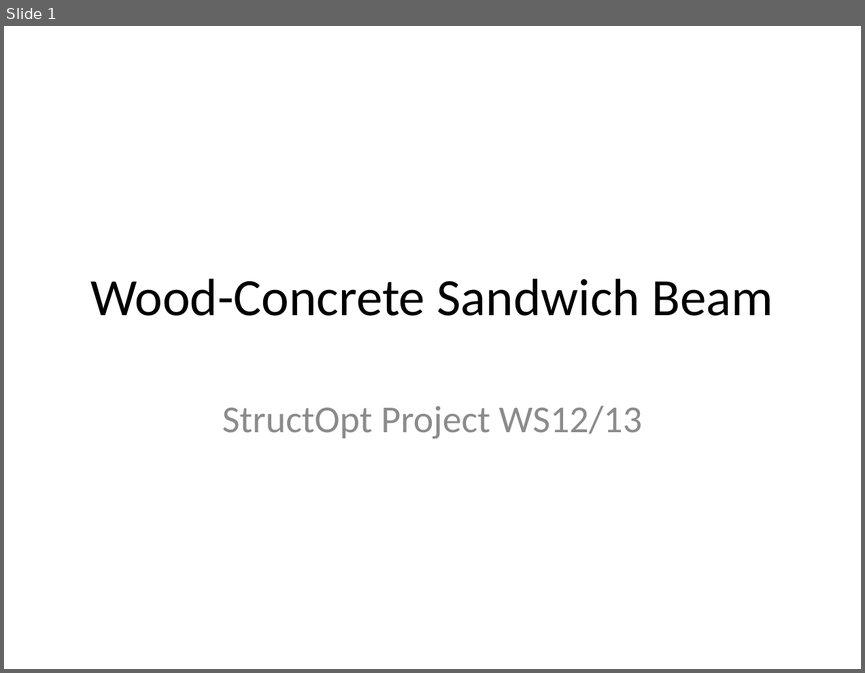
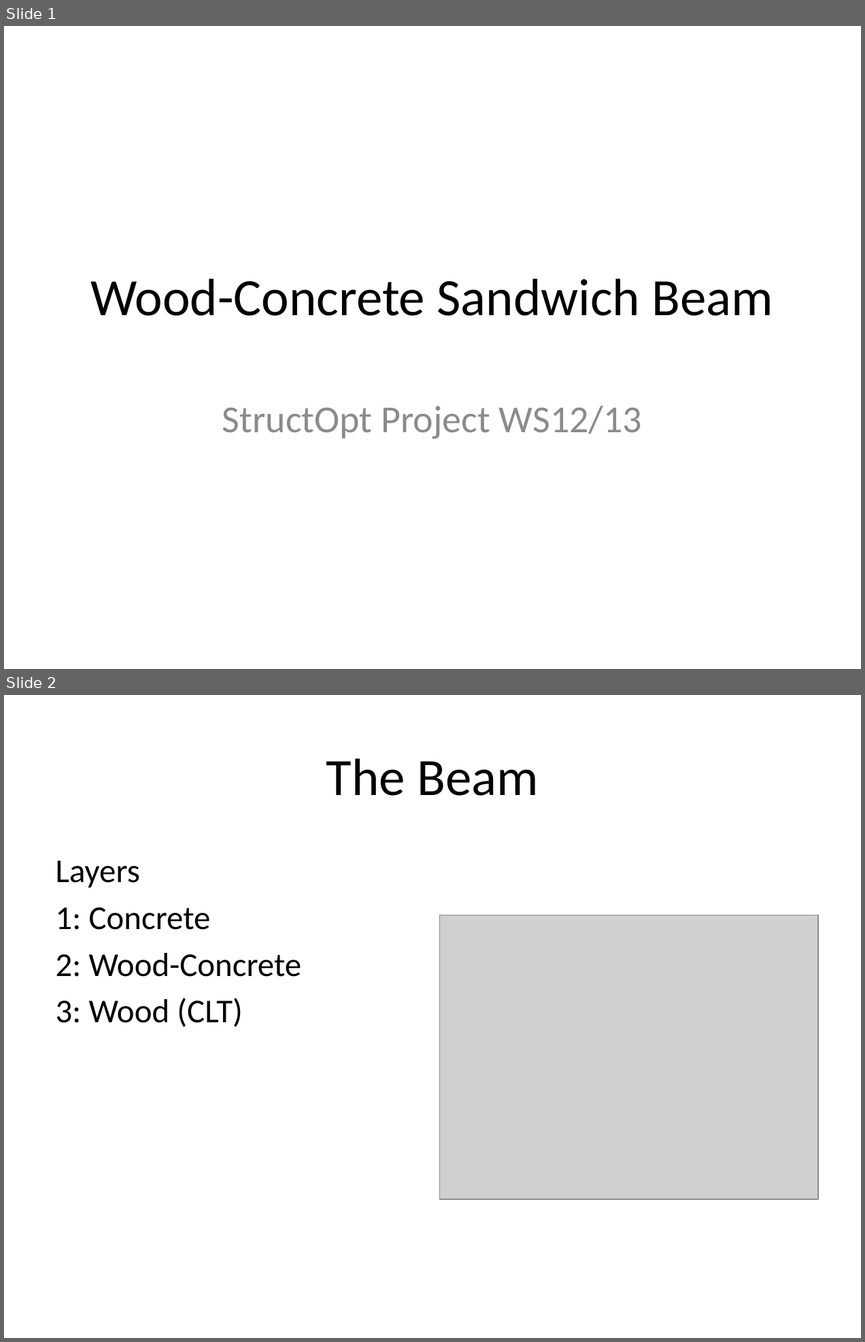
Before and after one commit to fuchsmich/velopt, a slide deck: presentation/Wood-Concrete Sandwich Beam.pptx. Shown one above the other, each under a label of ours: slide 1 before the commit, slides 1 and 2 after it. The pictures are 865x673 and 865x1342 pixels, drawn with LibreOffice and Linux fonts; fonts in the diff are those of the drawing; grey boxes stand for pictures. Boxes give left, top, right and bottom in pixels: in the first picture for what was removed or moved away, otherwise in the second. Text is boxed around its words. In the diff, an @@ line names an element or a change of style, - is before the commit and + after.

```diff
--- a/presentation/Wood-Concrete Sandwich Beam.pptx
+++ b/presentation/Wood-Concrete Sandwich Beam.pptx
@@ slide 2 added at box(4, 695, 861, 1338), background #FFFFFF @@
@@ title added at box(326, 758, 538, 796), 44 pt, text #000000 @@
+The Beam
@@ text added at box(56, 860, 302, 1027), 28 pt, text #000000 @@
+Layers
+1: Concrete
+2: Wood-Concrete
+3: Wood (CLT)
@@ picture added at box(439, 915, 818, 1199) @@
```
Also in this commit, not shown: 3 other slides added, 1 slide removed.
